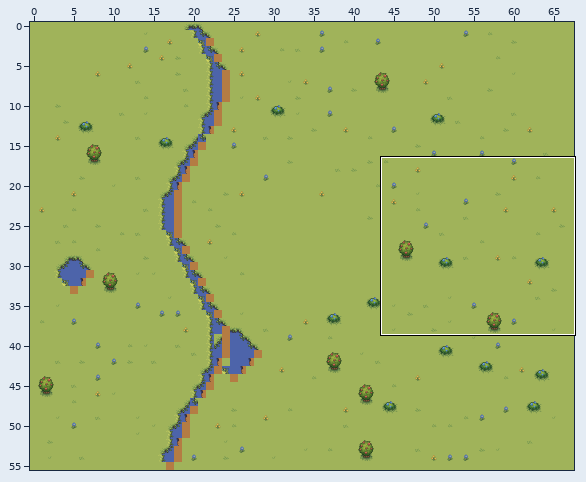
Level history. Tiled map (JSON): src/assets/tilemaps/generated/1-3.tmj. Above, an overview of the earlier version with the close-up marked.
Close-up. First the earlier version:
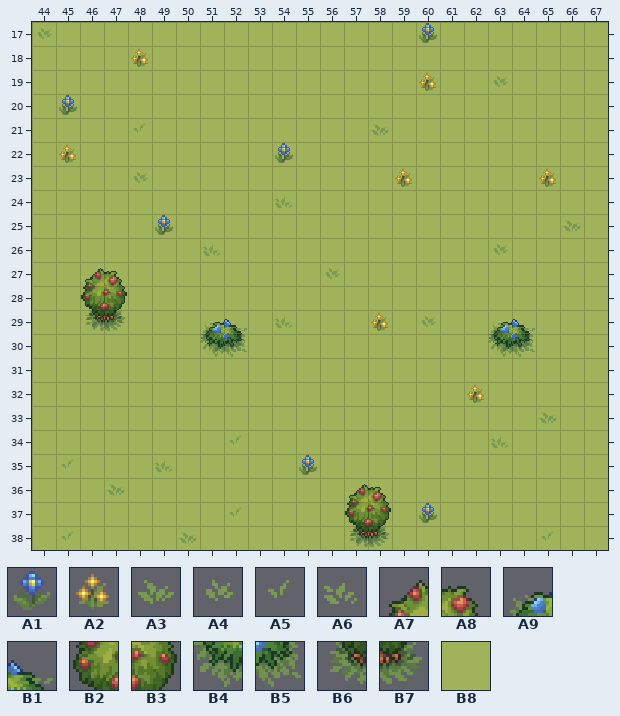
Cells are 16x16 px. Shown: x 44..67, y 17..38. The commit also changed other parts of the map, which this record leaves out.
Key: from "Details": A1 120, A2 128, A3 156, A4 157, A5 160, A6 161; from "Trees_rocks": A7 163, A8 164, A9 165, B1 166, B2 179, B3 180, B4 181, B5 182, B6 195, B7 196; from "ground_grasss": B8 55.
__ is an empty cell.
Layer "Base" before, first column x 44:
17 B8 B8 B8 B8 B8 B8 B8 B8 B8 B8 B8 B8 B8 B8 B8 B8 B8 B8 B8 B8 B8 B8 B8 B8
18 B8 B8 B8 B8 B8 B8 B8 B8 B8 B8 B8 B8 B8 B8 B8 B8 B8 B8 B8 B8 B8 B8 B8 B8
19 B8 B8 B8 B8 B8 B8 B8 B8 B8 B8 B8 B8 B8 B8 B8 B8 B8 B8 B8 B8 B8 B8 B8 B8
20 B8 B8 B8 B8 B8 B8 B8 B8 B8 B8 B8 B8 B8 B8 B8 B8 B8 B8 B8 B8 B8 B8 B8 B8
21 B8 B8 B8 B8 B8 B8 B8 B8 B8 B8 B8 B8 B8 B8 B8 B8 B8 B8 B8 B8 B8 B8 B8 B8
22 B8 B8 B8 B8 B8 B8 B8 B8 B8 B8 B8 B8 B8 B8 B8 B8 B8 B8 B8 B8 B8 B8 B8 B8
23 B8 B8 B8 B8 B8 B8 B8 B8 B8 B8 B8 B8 B8 B8 B8 B8 B8 B8 B8 B8 B8 B8 B8 B8
24 B8 B8 B8 B8 B8 B8 B8 B8 B8 B8 B8 B8 B8 B8 B8 B8 B8 B8 B8 B8 B8 B8 B8 B8
25 B8 B8 B8 B8 B8 B8 B8 B8 B8 B8 B8 B8 B8 B8 B8 B8 B8 B8 B8 B8 B8 B8 B8 B8
26 B8 B8 B8 B8 B8 B8 B8 B8 B8 B8 B8 B8 B8 B8 B8 B8 B8 B8 B8 B8 B8 B8 B8 B8
27 B8 B8 B8 B8 B8 B8 B8 B8 B8 B8 B8 B8 B8 B8 B8 B8 B8 B8 B8 B8 B8 B8 B8 B8
28 B8 B8 B8 B8 B8 B8 B8 B8 B8 B8 B8 B8 B8 B8 B8 B8 B8 B8 B8 B8 B8 B8 B8 B8
29 B8 B8 B8 B8 B8 B8 B8 B8 B8 B8 B8 B8 B8 B8 B8 B8 B8 B8 B8 B8 B8 B8 B8 B8
30 B8 B8 B8 B8 B8 B8 B8 B8 B8 B8 B8 B8 B8 B8 B8 B8 B8 B8 B8 B8 B8 B8 B8 B8
31 B8 B8 B8 B8 B8 B8 B8 B8 B8 B8 B8 B8 B8 B8 B8 B8 B8 B8 B8 B8 B8 B8 B8 B8
32 B8 B8 B8 B8 B8 B8 B8 B8 B8 B8 B8 B8 B8 B8 B8 B8 B8 B8 B8 B8 B8 B8 B8 B8
33 B8 B8 B8 B8 B8 B8 B8 B8 B8 B8 B8 B8 B8 B8 B8 B8 B8 B8 B8 B8 B8 B8 B8 B8
34 B8 B8 B8 B8 B8 B8 B8 B8 B8 B8 B8 B8 B8 B8 B8 B8 B8 B8 B8 B8 B8 B8 B8 B8
35 B8 B8 B8 B8 B8 B8 B8 B8 B8 B8 B8 B8 B8 B8 B8 B8 B8 B8 B8 B8 B8 B8 B8 B8
36 B8 B8 B8 B8 B8 B8 B8 B8 B8 B8 B8 B8 B8 B8 B8 B8 B8 B8 B8 B8 B8 B8 B8 B8
37 B8 B8 B8 B8 B8 B8 B8 B8 B8 B8 B8 B8 B8 B8 B8 B8 B8 B8 B8 B8 B8 B8 B8 B8
38 B8 B8 B8 B8 B8 B8 B8 B8 B8 B8 B8 B8 B8 B8 B8 B8 B8 B8 B8 B8 B8 B8 B8 B8
Layer "Agua" before, first column x 44:
17 A4 __ __ __ __ __ __ __ __ __ __ __ __ __ __ __ A1 __ __ __ __ __ __ __
18 __ __ __ __ A2 __ __ __ __ __ __ __ __ __ __ __ __ __ __ __ __ __ __ __
19 __ __ __ __ __ __ __ __ __ __ __ __ __ __ __ __ A2 __ __ A4 __ __ __ __
20 __ A1 __ __ __ __ __ __ __ __ __ __ __ __ __ __ __ __ __ __ __ __ __ __
21 __ __ __ __ A5 __ __ __ __ __ __ __ __ __ A3 __ __ __ __ __ __ __ __ __
22 __ A2 __ __ __ __ __ __ __ __ A1 __ __ __ __ __ __ __ __ __ __ __ __ __
23 __ __ __ __ A4 __ __ __ __ __ __ __ __ __ __ A2 __ __ __ __ __ A2 __ __
24 __ __ __ __ __ __ __ __ __ __ A6 __ __ __ __ __ __ __ __ __ __ __ __ __
25 __ __ __ __ __ A1 __ __ __ __ __ __ __ __ __ __ __ __ __ __ __ __ A3 __
26 __ __ __ __ __ __ __ A6 __ __ __ __ __ __ __ __ __ __ __ A4 __ __ __ __
27 __ __ A7 A8 __ __ __ __ __ __ __ __ A4 __ __ __ __ __ __ __ __ __ __ __
28 __ __ B2 B3 __ __ __ __ __ __ __ __ __ __ __ __ __ __ __ __ __ __ __ __
29 __ __ B6 B7 __ __ __ A9 B1 __ A6 __ __ __ A2 __ A4 __ __ A9 B1 __ __ __
30 __ __ __ __ __ __ __ B4 B5 __ __ __ __ __ __ __ __ __ __ B4 B5 __ __ __
31 __ __ __ __ __ __ __ __ __ __ __ __ __ __ __ __ __ __ __ __ __ __ __ __
32 __ __ __ __ __ __ __ __ __ __ __ __ __ __ __ __ __ __ A2 __ __ __ __ __
33 __ __ __ __ __ __ __ __ __ __ __ __ __ __ __ __ __ __ __ __ __ A3 __ __
34 __ __ __ __ __ __ __ __ A5 __ __ __ __ __ __ __ __ __ __ A6 __ __ __ __
35 __ A5 __ __ __ A6 __ __ __ __ __ A1 __ __ __ __ __ __ __ __ __ __ __ __
36 __ __ __ A3 __ __ __ __ __ __ __ __ __ A7 A8 __ __ __ __ __ __ __ __ __
37 __ __ __ __ __ __ __ __ A5 __ __ __ __ B2 B3 __ A1 __ __ __ __ __ __ __
38 __ A5 __ __ __ __ A3 __ __ __ __ __ __ B6 B7 __ __ __ __ __ __ A5 __ __
And afterwards:
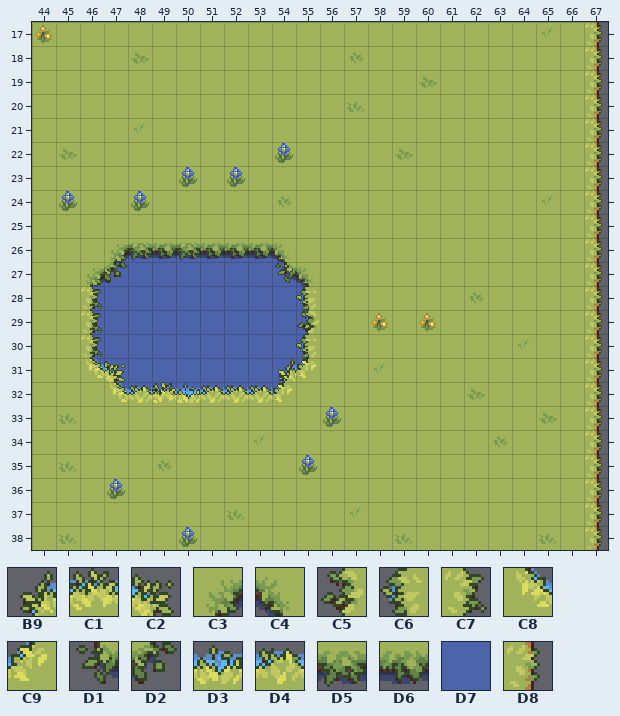
Further tiles: from "Water_coasts": B9 41, C1 42, C2 43, C3 44, C4 45, C5 79, C6 80, C7 82, C8 83, C9 84, D1 119, D2 121, D3 158, D4 159, D5 197, D6 198; from "Water_detilazation": D7 0; from "ground_grasss": D8 79.
Change:
Changed rows in their new state; .. is an unchanged cell.
Layer "Base":
first column x 46:
17 .. .. .. .. .. .. .. .. .. .. .. .. .. .. .. .. .. .. .. .. .. D8
18 .. .. .. .. .. .. .. .. .. .. .. .. .. .. .. .. .. .. .. .. .. D8
19 .. .. .. .. .. .. .. .. .. .. .. .. .. .. .. .. .. .. .. .. .. D8
20 .. .. .. .. .. .. .. .. .. .. .. .. .. .. .. .. .. .. .. .. .. D8
21 .. .. .. .. .. .. .. .. .. .. .. .. .. .. .. .. .. .. .. .. .. D8
22 .. .. .. .. .. .. .. .. .. .. .. .. .. .. .. .. .. .. .. .. .. D8
23 .. .. .. .. .. .. .. .. .. .. .. .. .. .. .. .. .. .. .. .. .. D8
24 .. .. .. .. .. .. .. .. .. .. .. .. .. .. .. .. .. .. .. .. .. D8
25 .. .. .. .. .. .. .. .. .. .. .. .. .. .. .. .. .. .. .. .. .. D8
26 .. D7 D7 D7 D7 D7 D7 D7 D7 .. .. .. .. .. .. .. .. .. .. .. .. D8
27 D7 D7 D7 D7 D7 D7 D7 D7 D7 D7 .. .. .. .. .. .. .. .. .. .. .. D8
28 D7 D7 D7 D7 D7 D7 D7 D7 D7 D7 .. .. .. .. .. .. .. .. .. .. .. D8
29 D7 D7 D7 D7 D7 D7 D7 D7 D7 D7 .. .. .. .. .. .. .. .. .. .. .. D8
30 D7 D7 D7 D7 D7 D7 D7 D7 D7 D7 .. .. .. .. .. .. .. .. .. .. .. D8
31 D7 D7 D7 D7 D7 D7 D7 D7 D7 D7 .. .. .. .. .. .. .. .. .. .. .. D8
32 .. D7 D7 D7 D7 D7 D7 D7 D7 .. .. .. .. .. .. .. .. .. .. .. .. D8
33 .. .. .. .. .. .. .. .. .. .. .. .. .. .. .. .. .. .. .. .. .. D8
34 .. .. .. .. .. .. .. .. .. .. .. .. .. .. .. .. .. .. .. .. .. D8
35 .. .. .. .. .. .. .. .. .. .. .. .. .. .. .. .. .. .. .. .. .. D8
36 .. .. .. .. .. .. .. .. .. .. .. .. .. .. .. .. .. .. .. .. .. D8
37 .. .. .. .. .. .. .. .. .. .. .. .. .. .. .. .. .. .. .. .. .. D8
38 .. .. .. .. .. .. .. .. .. .. .. .. .. .. .. .. .. .. .. .. .. D8
Layer "Agua":
first column x 44:
17 A2 .. .. .. .. .. .. .. .. .. .. .. .. .. .. .. __ .. .. .. .. A5 ..
18 .. .. .. .. A3 .. .. .. .. .. .. .. .. A4 .. .. .. .. .. .. .. .. ..
19 .. .. .. .. .. .. .. .. .. .. .. .. .. .. .. .. A3 .. .. __ .. .. ..
20 .. __ .. .. .. .. .. .. .. .. .. .. .. A6 .. .. .. .. .. .. .. .. ..
21 .. .. .. .. .. .. .. .. .. .. .. .. .. .. __ .. .. .. .. .. .. .. ..
22 .. A3 .. .. .. .. .. .. .. .. .. .. .. .. .. A3 .. .. .. .. .. .. ..
23 .. .. .. .. __ .. A1 .. A1 .. .. .. .. .. .. __ .. .. .. .. .. __ ..
24 .. A1 .. .. A1 .. .. .. .. .. A4 .. .. .. .. .. .. .. .. .. .. A5 ..
25 .. .. .. .. .. __ .. .. .. .. .. .. .. .. .. .. .. .. .. .. .. .. __
26 .. .. .. C3 D5 D6 D5 D6 D6 D6 C4 .. .. .. .. .. .. .. .. __ .. .. ..
27 .. .. C3 D2 .. .. .. .. .. .. D1 C4 __ .. .. .. .. .. .. .. .. .. ..
28 .. .. C7 __ .. .. .. .. .. .. .. C6 .. .. .. .. .. .. A4 .. .. .. ..
29 .. .. C7 __ .. .. .. __ __ .. __ C5 .. .. .. .. A2 .. .. __ __ .. ..
30 .. .. C7 .. .. .. .. __ __ .. .. C6 .. .. .. .. .. .. .. __ A5 .. ..
31 .. .. C8 C2 .. .. .. .. .. .. B9 C9 .. .. A5 .. .. .. .. .. .. .. ..
32 .. .. .. C8 D4 C1 D3 D4 D4 D4 C9 .. .. .. .. .. .. .. A3 .. .. .. ..
33 .. A6 .. .. .. .. .. .. .. .. .. .. A1 .. .. .. .. .. .. .. .. .. ..
34 .. .. .. .. .. .. .. .. __ A5 .. .. .. .. .. .. .. .. .. A4 .. .. ..
35 .. A6 .. .. .. A4 .. .. .. .. .. .. .. .. .. .. .. .. .. .. .. .. ..
36 .. .. .. A1 .. .. .. .. .. .. .. .. .. __ __ .. .. .. .. .. .. .. ..
37 .. .. .. .. .. .. .. .. A6 .. .. .. .. A5 __ .. __ .. .. .. .. .. ..
38 .. A6 .. .. .. .. A1 .. .. .. .. .. .. __ __ A6 .. .. .. .. .. A6 ..
